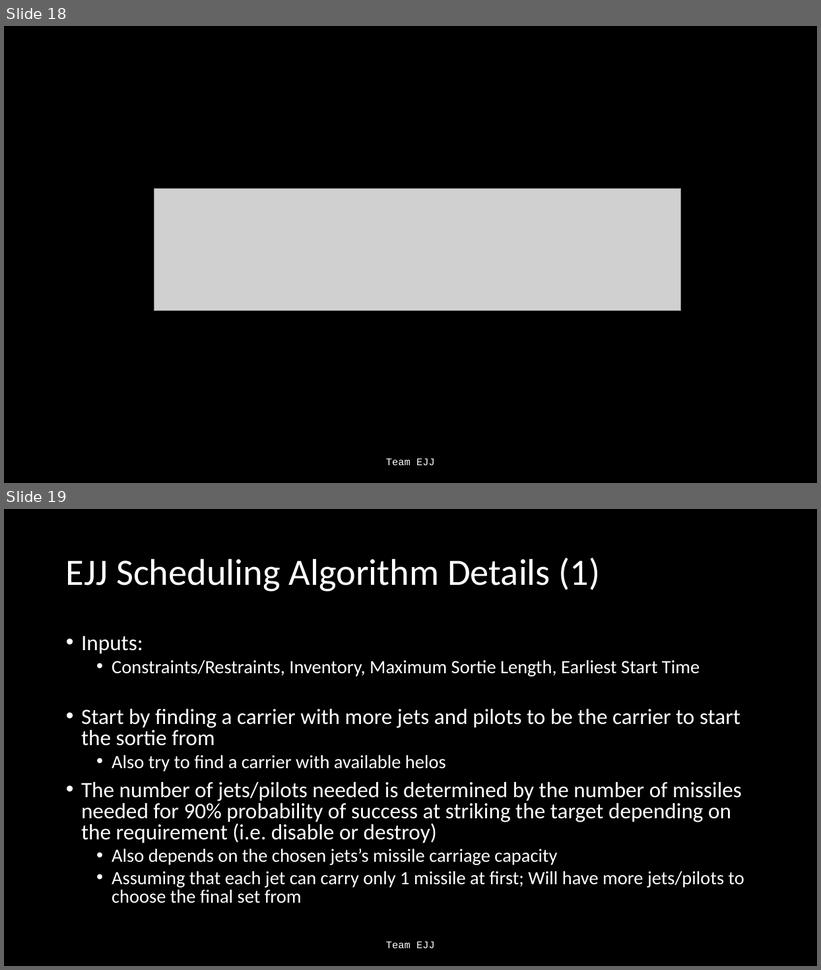
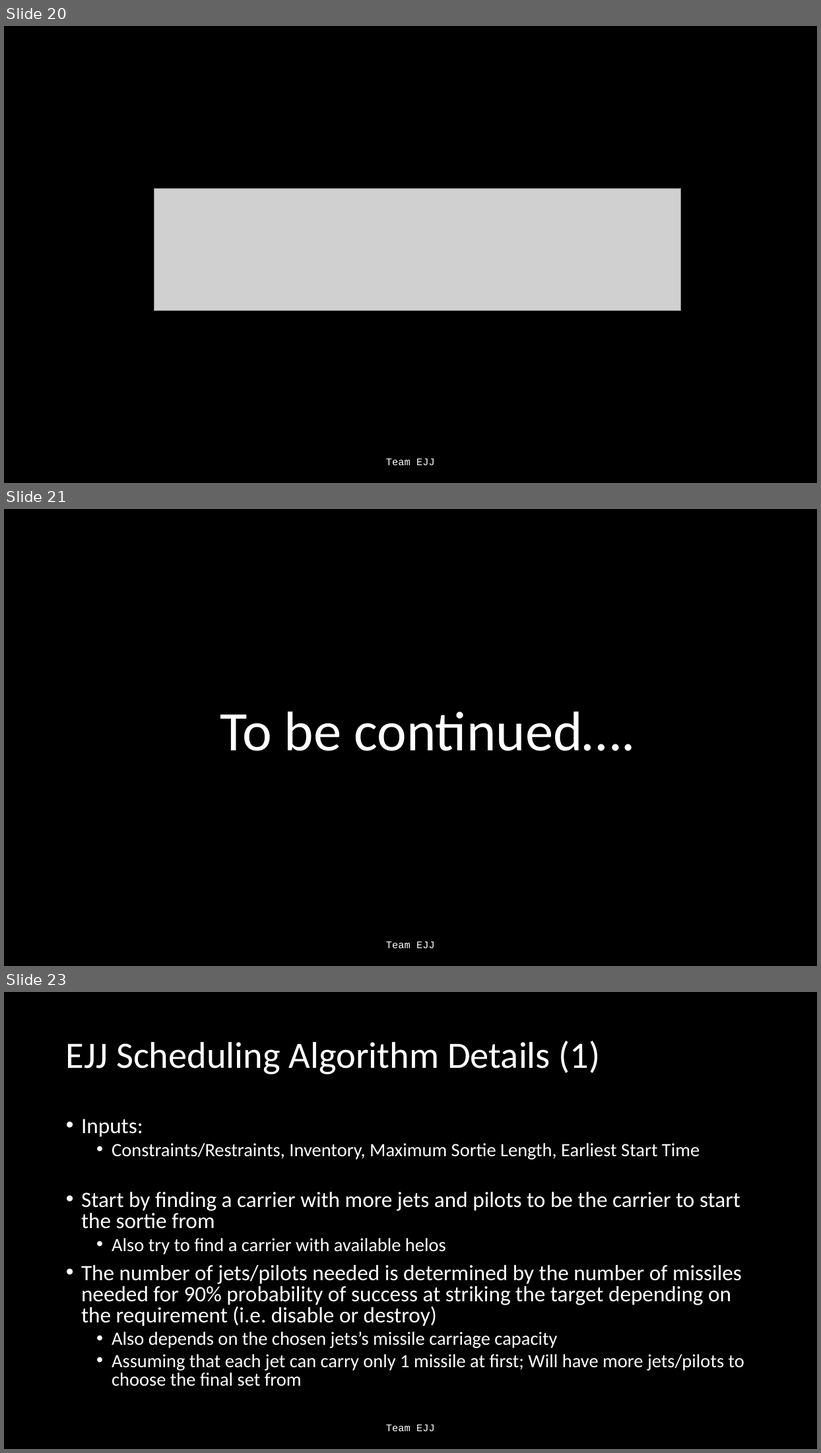
Before and after one commit to Jonathan805/RestrictedPlanning, a slide deck: TeamEJJ.pptx. Shown one above the other, each under a label of ours: slides 18 and 19 before the commit, slides 20, 21 and 23 after it; the slides between them are not shown. The pictures are 821x970 and 821x1453 pixels, drawn with LibreOffice and Linux fonts; fonts in the diff are those of the drawing; grey boxes stand for pictures. Boxes give left, top, right and bottom in pixels: in the first picture for what was removed or moved away, otherwise in the second. Text is boxed around its words. In the diff, an @@ line names an element or a change of style, - is before the commit and + after.

```diff
--- a/TeamEJJ.pptx
+++ b/TeamEJJ.pptx
@@ slide 21 added at [4,509,817,966], background #000000 @@
@@ text added at [220,712,636,751], 66 pt, text #FFFFFF @@
+To be continued….
@@ text added at [386,942,435,949], 12 pt, text #FFFFFF @@
+Team EJJ
@@ what was slide 18 is now slide 20 @@
@@ what was slide 19 is now slide 23 @@
```
Also in this commit, not shown: 2 slides changed, 3 other slides added, 1 other file.
